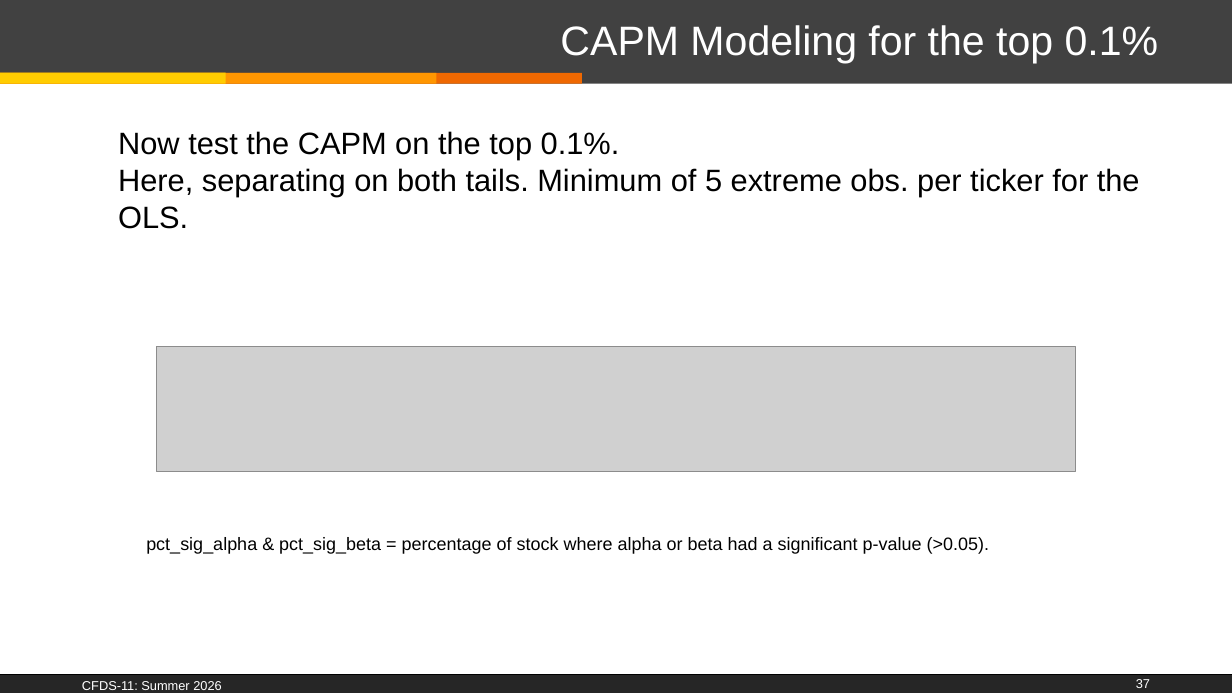
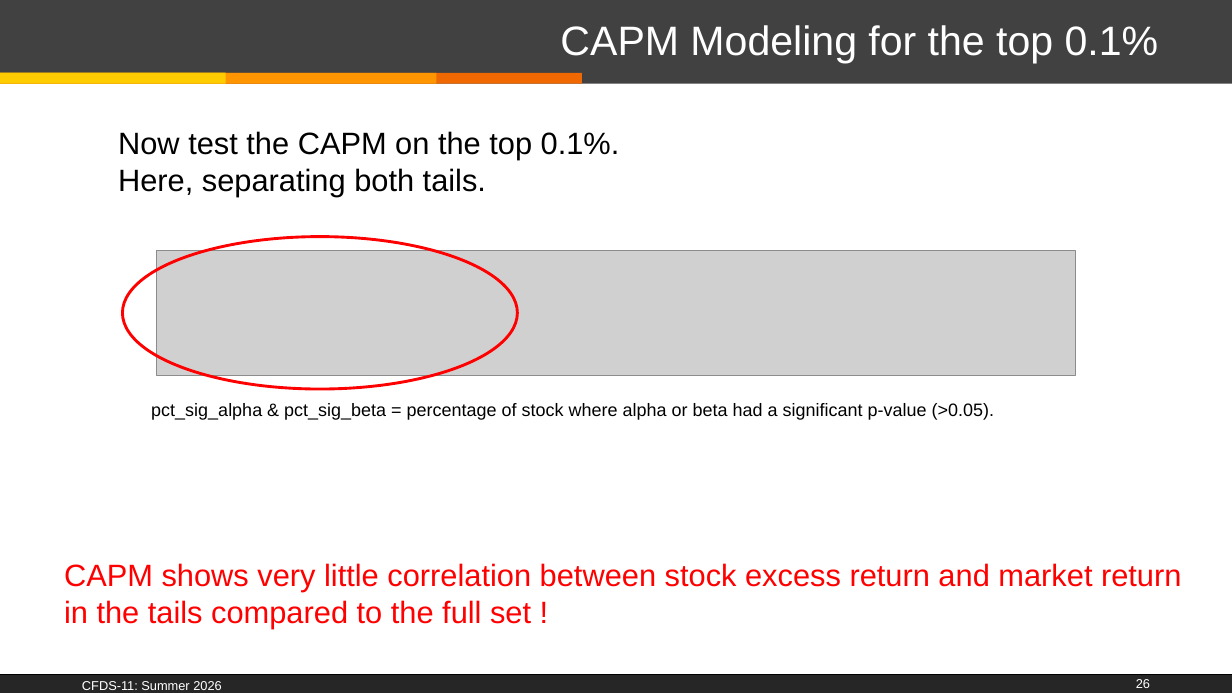
Before and after one commit to PierreNiberon/CFDS-Project, a slide deck: slide 26 of CFDS-11_Class-2025_26-PierreNiberon.pptx (slide 37 before the commit). Drawn at 1232x693 pixels with LibreOffice and Linux fonts; fonts in the diff are those of the drawing; grey boxes stand for pictures; background and template pictures are left out. Boxes give left, top, right and bottom in pixels: in the first picture for what was removed or moved away, otherwise in the second. Text is boxed around its words. In the diff, an @@ line names an element or a change of style, - is before the commit and + after.

```diff
--- a/CFDS-11_Class-2025_26-PierreNiberon.pptx
+++ b/CFDS-11_Class-2025_26-PierreNiberon.pptx
@@ text at box(118, 131, 620, 197): text changed @@
-Now test the CAPM on the top 0.1%.
-Here, separating on both tails. Minimum of 5 extreme obs. per ticker for the OLS.
+Now test the CAPM on the top 0.1%.
+Here, separating both tails.
@@ ellipse added at box(123, 236, 517, 389), outline #FF0000 2.25 pt @@
@@ picture: place and size @@
-picture at box(156, 346, 1075, 471)
+picture at box(156, 250, 1075, 375)
@@ text "pct_sig_alpha & pct_sig_beta = percentage ...": place and size @@
-text "pct_sig_alpha & pct_sig_beta = percentage ..." at box(146, 537, 989, 554)
+text "pct_sig_alpha & pct_sig_beta = percentage ..." at box(151, 403, 994, 420)
@@ text added at box(64, 563, 1181, 628), 24 pt, text #FF0000 @@
+CAPM shows very little correlation between stock excess return and market return in the tails compared to the full set !
@@ page number at box(1136, 679, 1150, 688): text changed @@
-37
+26
```
Also in this commit, not shown: 20 other slides changed, 1 slide added, 15 slides removed, 3 other files.
